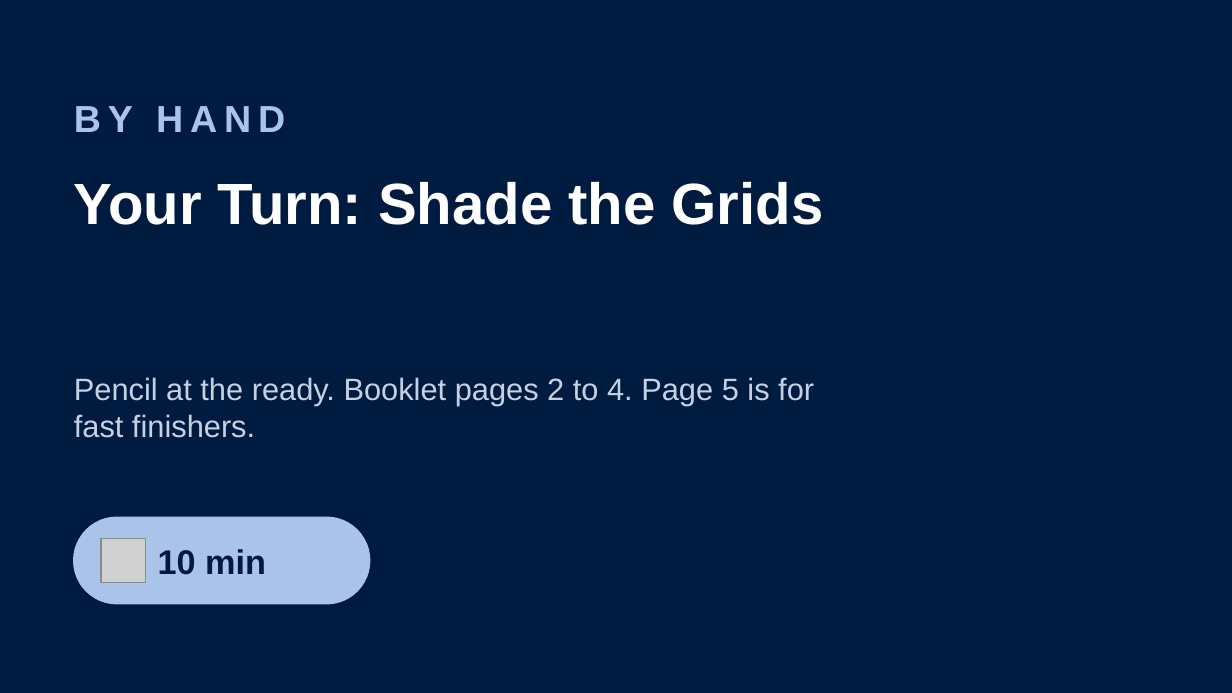
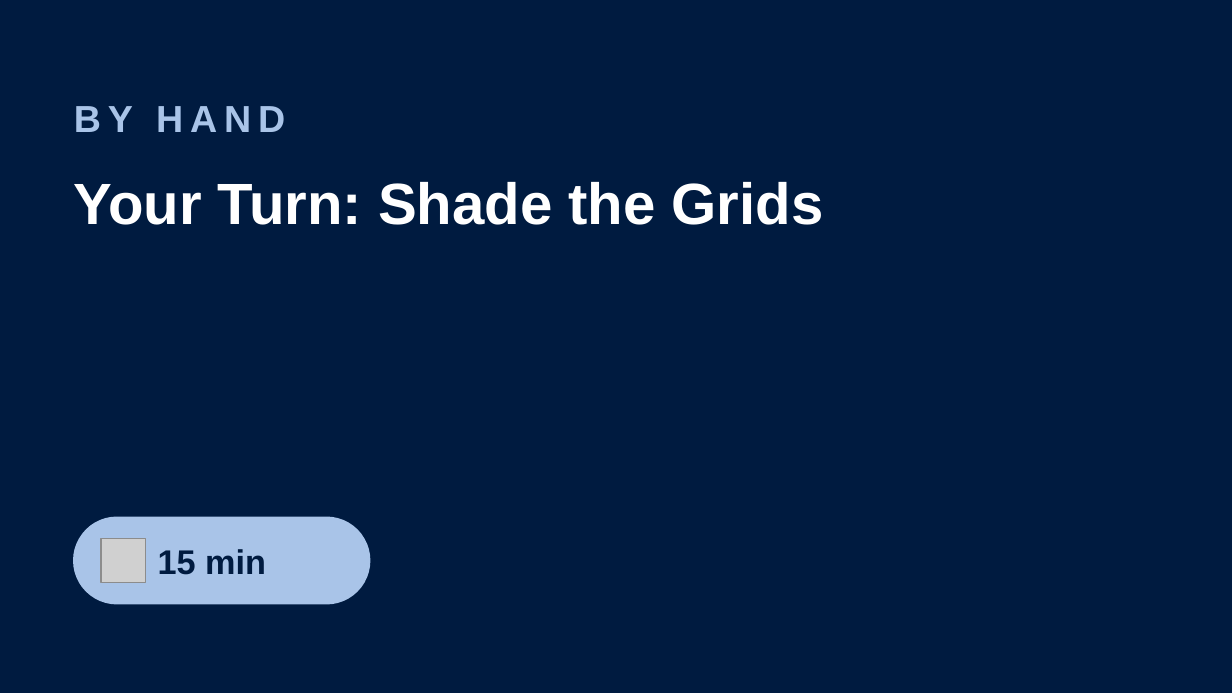
Before and after one commit to Dr-Hughes/Dr-Hughes.github.io, a slide deck: slide 16 of static/teaching/a-level-y12-13-cryptography-cryptography-challenge-run-length-encoding/cryptography-problem.pptx (slide 15 before the commit). Drawn at 1232x693 pixels with LibreOffice and Linux fonts; fonts in the diff are those of the drawing; grey boxes stand for pictures. Boxes give left, top, right and bottom in pixels: in the first picture for what was removed or moved away, otherwise in the second. Text is boxed around its words. In the diff, an @@ line names an element or a change of style, - is before the commit and + after.

Commit message:
Update Cryptography and Image Analysis lesson downloads: new slides, booklets, Word versions and student zips

```diff
--- a/static/teaching/a-level-y12-13-cryptography-cryptography-challenge-run-length-encoding/cryptography-problem.pptx
+++ b/static/teaching/a-level-y12-13-cryptography-cryptography-challenge-run-length-encoding/cryptography-problem.pptx
@@ text removed at (74,377,814,438) @@
-Pencil at the ready. Booklet pages 2 to 4. Page 5 is for fast finishers.
@@ text at (158,549,266,575): text changed @@
-10 min
+15 min
```
Also in this commit, not shown: 4 other slides changed, 11 slides added, 1 slide removed, 11 other files.
